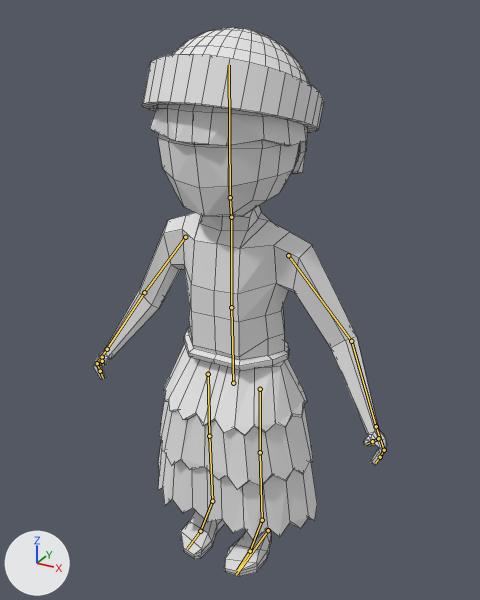
Two versions of the Blender file Map/Assets/Models/Summerian_civil/summerian_civil.blend, one commit apart.
Camera for both pictures: a camera (50 mm lens) standing at (8.1, -14.36, 15.38) and looking at (0.31, -0.2, 8.31). Every picture has the same lights, and +X, +Y and +Z are marked at lower left. The bones that bend it are drawn over the model as lines. Mesh edges are drawn as thin lines.
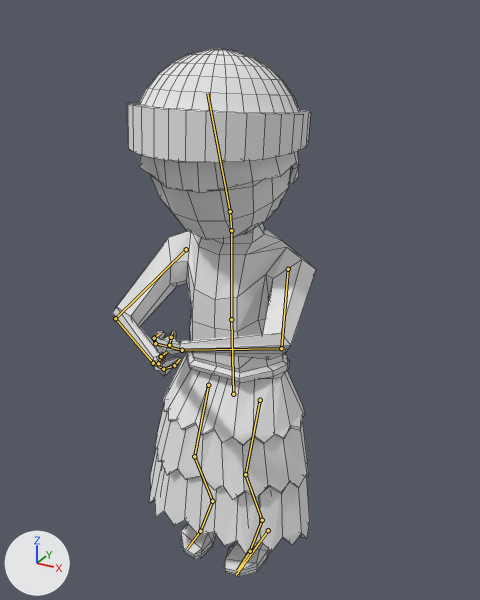
The newer file adds an action. The first version stands in its rest pose; the second is drawn at frame 7 of the action 'Waiting'.

What differs and where, as boxes [x1, y1, x2, y2] in the pictures (480 x 600 px):
'Cube.003', posed (31% narrower)
    before: [93, 27, 387, 576]
    after: [112, 49, 316, 576]
bone 'Abdomen', root to tip
    before: (233, 383) to (231, 307)
    after: (233, 394) to (231, 319)
bone 'Cabeza', root to tip
    before: (230, 197) to (229, 65)
    after: (230, 211) to (207, 93)
bone 'Brazo.L', root to tip
    before: (288, 255) to (351, 341)
    after: (288, 269) to (281, 348)
bone 'Antebrazo.L', root to tip
    before: (351, 341) to (376, 426)
    after: (281, 348) to (182, 350)
bone 'Mano.L', root to tip
    before: (376, 426) to (384, 450)
    after: (182, 350) to (155, 343)
bone 'Dedos1.L', root to tip
    before: (384, 450) to (380, 457)
    after: (155, 343) to (154, 338)
bone 'Dedos2.L', root to tip
    before: (380, 457) to (375, 463)
    after: (154, 338) to (160, 333)
bone 'Pulgar2.L', root to tip
    before: (372, 441) to (366, 444)
    after: (171, 337) to (172, 332)
bone 'Brazo.R', root to tip
    before: (185, 237) to (144, 292)
    after: (186, 249) to (115, 318)
bone 'Antebrazo.R', root to tip
    before: (144, 292) to (107, 349)
    after: (115, 318) to (153, 363)
bone 'Mano.R', root to tip
    before: (107, 349) to (97, 363)
    after: (153, 363) to (163, 369)
bone 'Dedos1.R', root to tip
    before: (97, 363) to (100, 371)
    after: (163, 369) to (174, 365)
bone 'Dedos2.R', root to tip
    before: (100, 371) to (103, 378)
    after: (174, 365) to (180, 359)
bone 'Pulgar2.R', root to tip
    before: (102, 361) to (103, 365)
    after: (161, 356) to (166, 352)

The edits, one by one:
Bone 'Abdomen' (bone_abdomen) moves from (0.0, 0.0, 0.0) to (0.0, -0.36, -0.01).
Bone 'Cabeza' (bone_cabeza) turns from (0, 0, 0) to (18, 0, 0) degrees about its own x, y and z.
Bone 'Brazo.L' (bone_brazo_l) turns from (0, 0, 0) to (-8, -38, -61) degrees about its own x, y and z.
Bone 'Antebrazo.L' (bone_antebrazo_l) turns from (0, 0, 0) to (-48, -11, -49) degrees about its own x, y and z.
Bone 'Mano.L' (bone_mano_l) turns from (0, 0, 0) to (15, -23, -23) degrees about its own x, y and z.
Bone 'Dedos1.L' (bone_dedos1_l) turns from (0, 0, 0) to (23, 0, 0) degrees about its own x, y and z.
Bone 'Dedos2.L' (bone_dedos2_l) turns from (0, 0, 0) to (41, 0, -4) degrees about its own x, y and z.
Bone 'Pulgar2.L' (bone_pulgar2_l) turns from (0, 0, 0) to (-2, 10, -27) degrees about its own x, y and z.
Bone 'Brazo.R' (bone_brazo_r) turns from (0, 0, 0) to (-18, 30, 53) degrees about its own x, y and z.
Bone 'Antebrazo.R' (bone_antebrazo_r) turns from (0, 0, 0) to (-44, 7, 44) degrees about its own x, y and z.
Bone 'Mano.R' (bone_mano_r) turns from (0, 0, 0) to (15, 23, 23) degrees about its own x, y and z.
Bone 'Dedos1.R' (bone_dedos1_r) turns from (0, 0, 0) to (23, 0, 0) degrees about its own x, y and z.
Bone 'Dedos2.R' (bone_dedos2_r) turns from (0, 0, 0) to (41, 0, 4) degrees about its own x, y and z.
Bone 'Pulgar2.R' (bone_pulgar2_r) turns from (0, 0, 0) to (-2, -10, 27) degrees about its own x, y and z.
